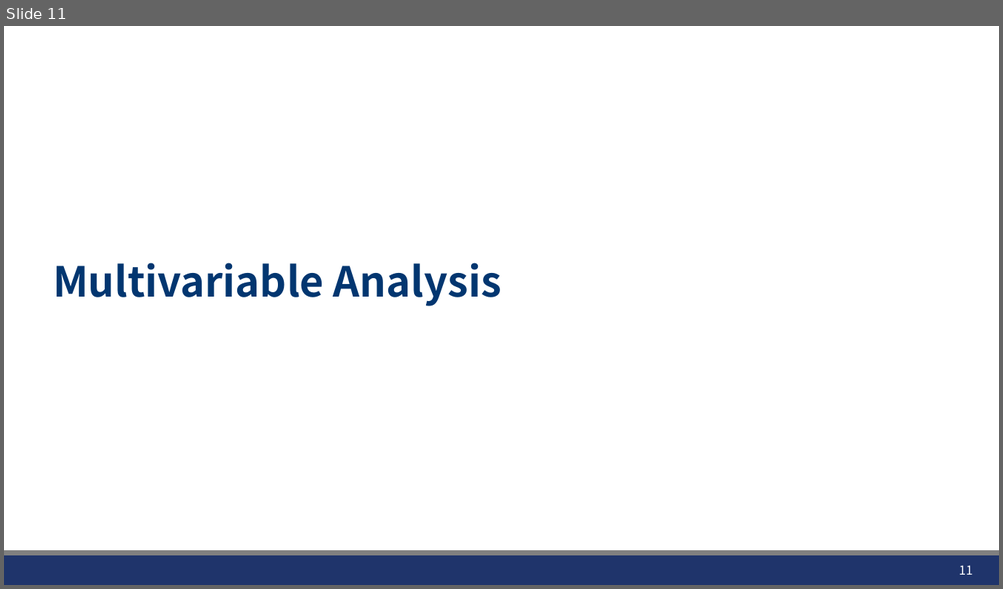
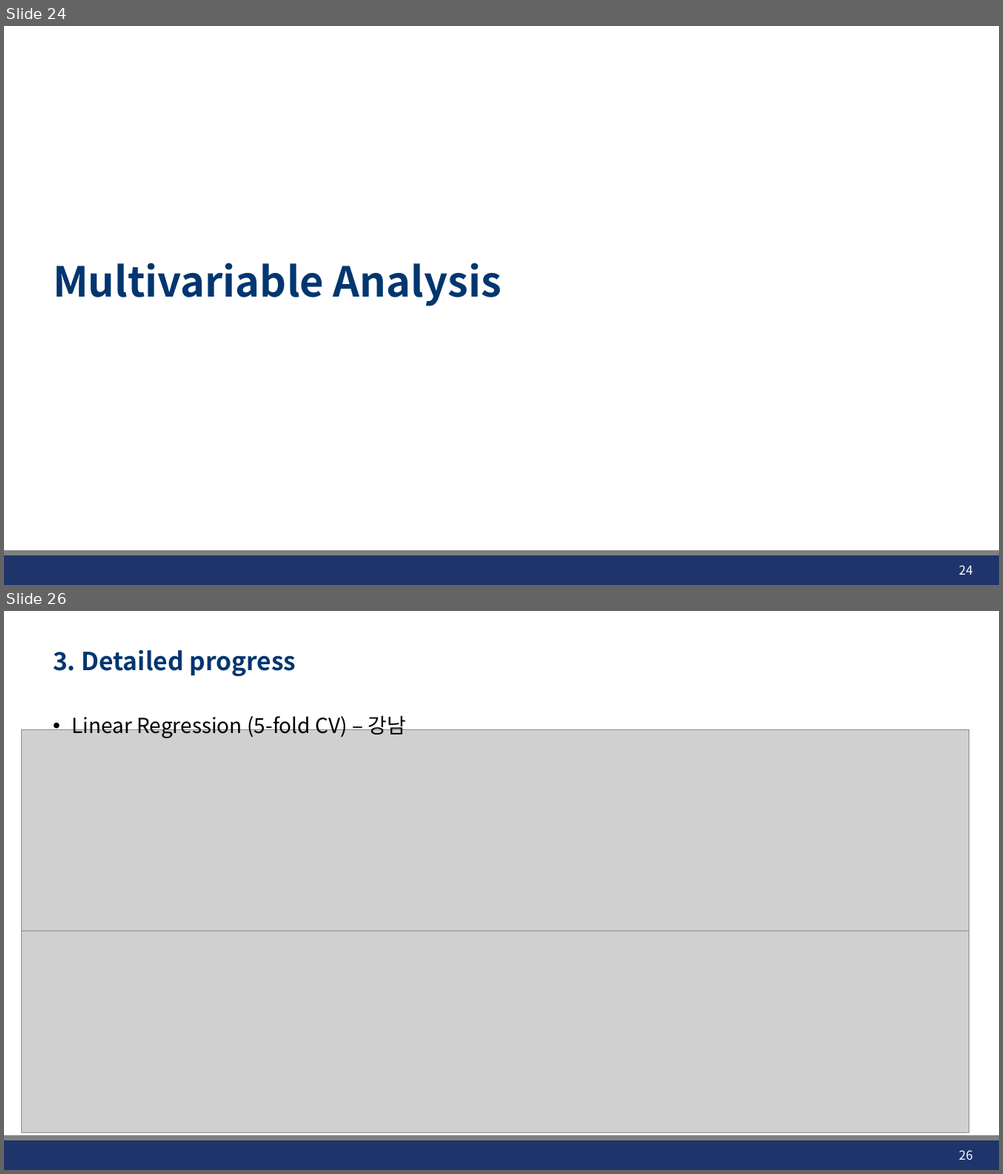
Before and after one commit to JHWannabe/2026-1_Study, a slide deck: 연구자료/260508_AEC_SMI_Analysis.pptx. Shown one above the other, each under a label of ours: slide 11 before the commit, slides 24 and 26 after it; the slides between them are not shown. The pictures are 1003x589 and 1003x1174 pixels, drawn with LibreOffice and Linux fonts; fonts in the diff are those of the drawing; grey boxes stand for pictures; background and template pictures are left out. Boxes give left, top, right and bottom in pixels: in the first picture for what was removed or moved away, otherwise in the second. Text is boxed around its words. In the diff, an @@ line names an element or a change of style, - is before the commit and + after.

```diff
--- a/연구자료/260508_AEC_SMI_Analysis.pptx
+++ b/연구자료/260508_AEC_SMI_Analysis.pptx
@@ slide 26 added at [4,611,999,1170], background #FFFFFF; not listed: 2 template elements that a slide beside it also shows @@
@@ title added at [53,649,296,676], 24 pt, text #023670, bold @@
+3. Detailed progress
@@ text added at [71,712,407,738], 20 pt, text #000000 @@
+• Linear Regression (5-fold CV) – 강남
@@ picture added at [21,729,969,931] @@
@@ picture added at [21,932,969,1133] @@
@@ page number added at [959,1150,973,1160], 12 pt, text #FFFFFF @@
+26
@@ what was slide 11 is now slide 24 @@
@@ page number at [959,565,973,575]: text changed @@
-11
+24
```
Also in this commit, not shown: 1 slide changed, 21 other slides added, 12 other files.
